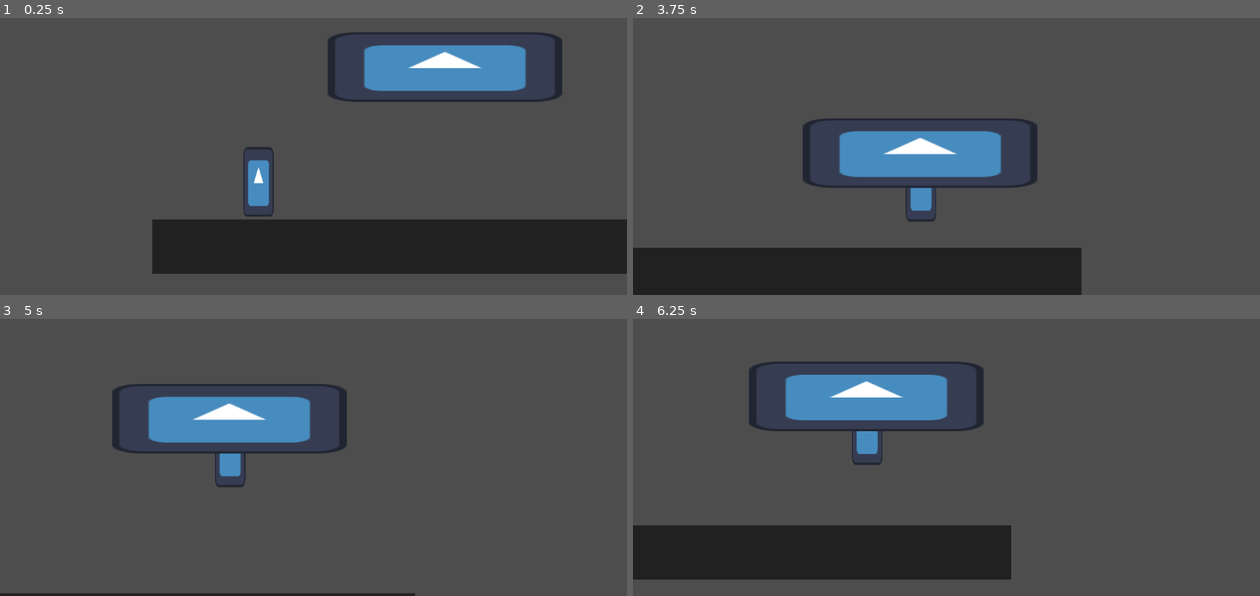
Above: before the commit, frames 1-4 (two rows, left to right).
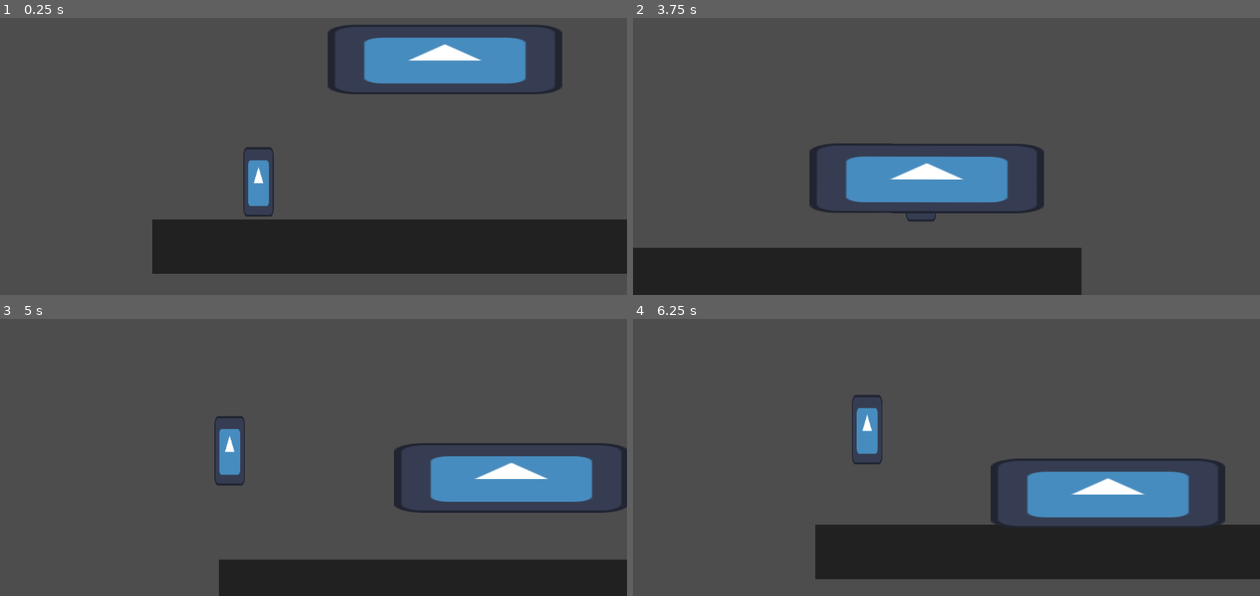
Above: after the commit, the same moments.

Repository: AidanV/Abhor-Of-Yore
Game: Godot game, scene res://scenes/world.tscn
Two runs of this game, one before a commit and one after it. Both use one fixed random seed, a clock stepped at 60 frames per second and the inputs below. The engine's default icon, where the game draws it, is replaced by a stand-in: a white triangle on a blue panel in a dark square.
Inputs:
- Up to frame 1 (0.25 s): no input
- Up to frame 2 (3.75 s): hold D (move_right) 0.53-2.03 s; tap F (interact) every 0.75 s from 0.6 to 3.6 s; tap Space (jump) at 0.77, 1.52, 3.02 s; hold A (move_left) 2.03-2.78 s; hold D (move_right) from 2.78 s (still down)
- Up to frame 3 (5 s): tap Space (jump) at 3.77, 4.52 s; tap R (restart, bound only after the commit) at 4.15 s; release D (move_right) at 4.28 s; hold A (move_left) from 4.28 s (still down); tap F (interact) at 4.35 s
- Up to frame 4 (6.25 s): release A (move_left) at 5.03 s; hold D (move_right) 5.03-5.78 s; tap F (interact) at 5.1, 5.85 s; hold A (move_left) from 5.78 s (still down); tap Space (jump) at 6.02 s

The runs differ from the first frame. In frame 1, 3.4% of the frame differs, in the area x 52-90%, y 2-31%; in frame 2, 6.9%; in frame 3, 19%; in frame 4, 24%, in the area x 0-100%, y 15-95%.

Commit message:
throwing coffin

Diff:
--- a/project.godot
+++ b/project.godot
@@ -37,6 +37,11 @@
 "events": [Object(InputEventKey,"resource_local_to_scene":false,"resource_name":"","device":-1,"window_id":0,"alt_press …(192 unchanged characters)…
 ]
 }
+restart={
+"deadzone": 0.5,
+"events": [Object(InputEventKey,"resource_local_to_scene":false,"resource_name":"","device":-1,"window_id":0,"alt_pressed":false,"shift_pressed":false,"ctrl_pressed":false,"meta_pressed":false,"pressed":false,"keycode":0,"physical_keycode":82,"key_label":0,"unicode":114,"location":0,"echo":false,"script":null)
+]
+}
 
 [layer_names]
 
@@ -47,6 +52,10 @@
 2d_physics/layer_2="Ground"
 2d_physics/layer_3="Objects"
 
+[physics]
+
+2d/default_gravity=500.0
+
 [rendering]
 
 renderer/rendering_method="mobile"
--- a/scenes/world.tscn
+++ b/scenes/world.tscn
@@ -1,5 +1,6 @@
-[gd_scene load_steps=5 format=3 uid="uid://4mi054wl5e8w"]
+[gd_scene load_steps=6 format=3 uid="uid://4mi054wl5e8w"]
 
+[ext_resource type="Script" uid="uid://b75j0wvj8pn8j" path="res://scripts/restart.gd" id="1_4wyf3"]
 [ext_resource type="PackedScene" uid="uid://wpd6m7trg4o8" path="res://scenes/player.tscn" id="1_nnsk1"]
 [ext_resource type="PackedScene" uid="uid://bn3yqaqp5gupk" path="res://scenes/coffin.tscn" id="2_rwgxs"]
 
@@ -10,6 +11,7 @@
 size = Vector2(1002, 102)
 
 [node name="World" type="Node2D"]
+script = ExtResource("1_4wyf3")
 
 [node name="Player" parent="." instance=ExtResource("1_nnsk1")]
 position = Vector2(282, 437)
--- a/scripts/coffin.gd
+++ b/scripts/coffin.gd
@@ -1,5 +1,4 @@
 extends RigidBody2D
-
 var picked = false
 
 func _physics_process(delta):
@@ -7,7 +6,7 @@
 		self.position = get_node("../Player/Marker2D").global_position
 
 func _input(event):
-	if Input.is_action_just_pressed("interact"):
+	if Input.is_action_just_pressed("interact") and picked == false:
 		var bodies = $Area2D.get_overlapping_bodies()
 		for body in bodies:
 			if body.name == "Player" and get_node("../Player").canPick == true:
@@ -16,7 +15,5 @@
 	elif Input.is_action_just_pressed("interact") and picked == true:
 		picked = false
 		get_node("../Player").canPick = true
-		if get_node("../Player").sprite.flip_h == false:
-			apply_impulse(Vector2(), Vector2(90, -10))
-		else:
-			apply_impulse(Vector2(), Vector2(-90, -10))
+		print(get_node("../Player").velocity, get_node("../Player").throw_force, get_node("../Player").velocity * get_node("../Player").throw_force)
+		apply_impulse(get_node("../Player").velocity * get_node("../Player").throw_force, Vector2())
--- a/scripts/player.gd
+++ b/scripts/player.gd
@@ -3,6 +3,7 @@
 @export var speed = 300
 @export var gravity = 30
 @export var jump_force = 700
+@export var throw_force = 1.5
 var canPick = true
 
 func _physics_process(delta):
--- /dev/null
+++ b/scripts/restart.gd
@@ -0,0 +1,5 @@
+extends Node2D
+
+func _input(event):
+	if Input.is_action_just_pressed("restart"):
+		get_tree().reload_current_scene()
Not shown, added: scripts/restart.gd.uid
